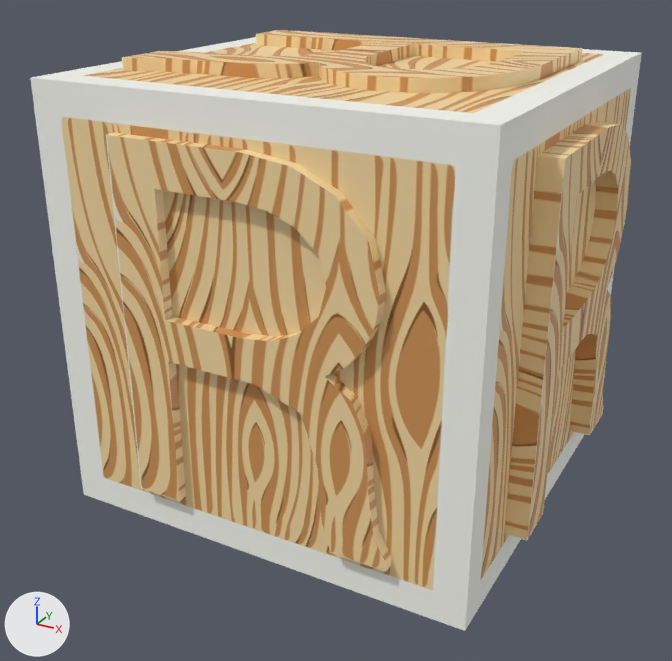
Renders of the FBX model Assets/Models/Block R.fbx from each side of a commit.
One viewpoint serves both versions: a 50 mm camera at (0.978, -1.901, 1.793) aimed at (-0.021, -0.085, 0.885). The axes (+X, +Y, +Z) are drawn at lower left. The lights are the same throughout. Where no turn or scale is listed for an object, it has been applied to the vertices.

In view in the first picture: 'Box', 'FRONT', 'RIGHT', 'TOP'.
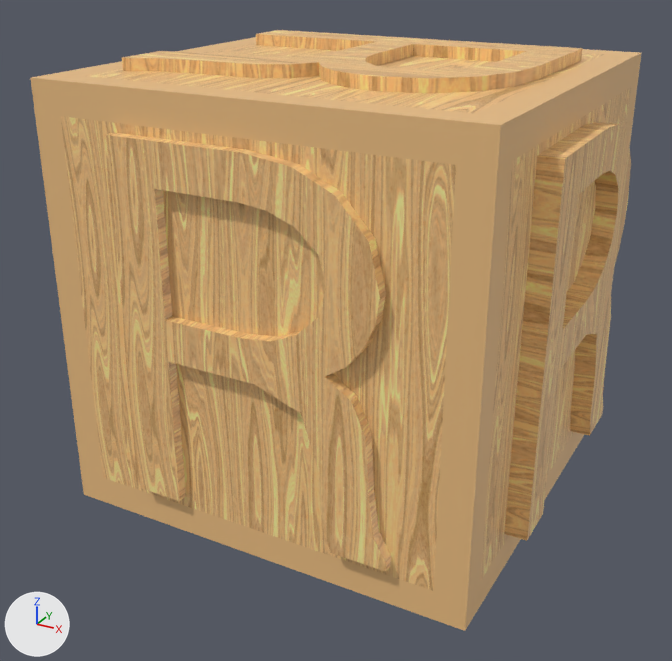
Changed parts and their boxes [x1, y1, x2, y2] in the pictures (672 x 661 px):
'FRONT', recoloured (beige to orange): [106, 132, 391, 572] in both
part 1 of me_box_mesh, recoloured (beige to orange): [61, 43, 631, 591] in both
part 2 of me_box_mesh, recoloured (grey to brown): [30, 37, 642, 631] in both

Patch to the scene script:
```diff
--- a/Assets/Models/Block R.fbx.py
+++ b/Assets/Models/Block R.fbx.py
@@ img_wood_png @@
+img_wood_png = load_image('wood.png', '_unpacked/wood.png', 512, 512, 'sRGB')
@@ mat_letter_bordermaterial @@
+mat_letter_bordermaterial = principled_material('letter-borderMaterial')
+mat_letter_bordermaterial.texture = img_wood_png  # with its transparency
+mat_letter_bordermaterial.roughness = 0.453
@@ mat_blockmaterial @@
+mat_blockmaterial = principled_material('blockMaterial')
+mat_blockmaterial.texture = img_wood_png  # with its transparency
+mat_blockmaterial.roughness = 0.453
@@ me_box_mesh @@
 me_box_mesh.from_pydata(...)  # 32 vertices, 30 faces; spans x -0.5..0.5, y -0.5..0.5, z -0.5..0.5
 # used by ob_box; location = (0.0, 0.0, 1.003)
+# me_box_mesh part 1: all 6 faces that had it switch from mat_woodmaterial (picture img_wood_jpg) to mat_blockmaterial (picture img_wood_png)
+# me_box_mesh part 2: all 24 faces that had it switch from mat_edgewoodmaterial (picture img_wood_jpg) to mat_letter_bordermaterial (picture img_wood_png)
@@ me_front_mesh @@
 me_front_mesh.from_pydata(...)  # 72 vertices, 144 faces; spans x 0.0..0.625, y -0.1..0.0, z 0.0..0.81
-me_front_mesh.materials.append(mat_edgewoodmaterial)  # picture img_wood_jpg
+me_front_mesh.materials.append(mat_letter_bordermaterial)  # picture img_wood_png
```
